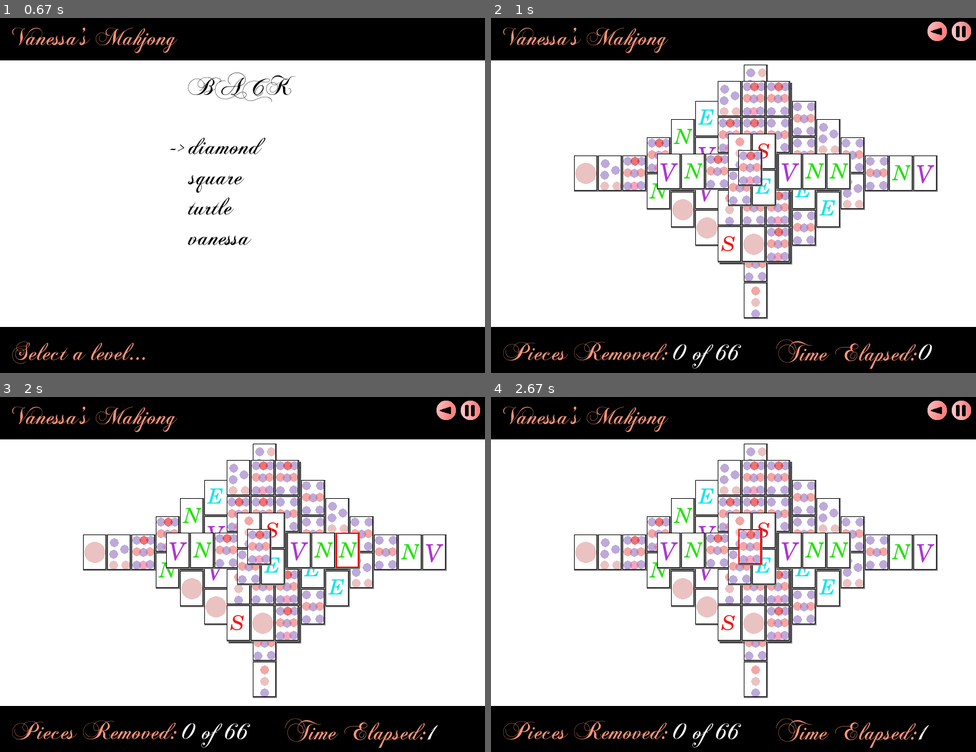
Above: before the commit, frames 1-4 (two rows, left to right).
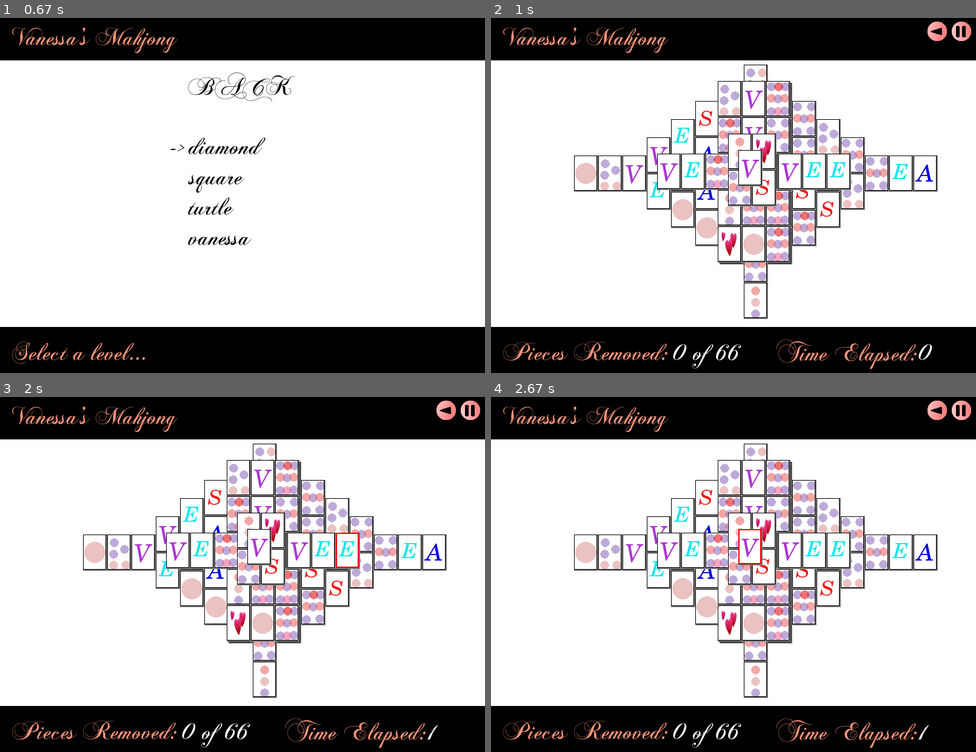
Above: after the commit, the same moments.

Repository: josephbleau/pygame-mahjong
Game: pygame game, started from run_game.py
Same seed, same stepped clock (60 frames per second), same inputs: the game is played once before the commit and once after it. The source is Python 2; it was converted automatically to run under Python 3.
Inputs (mouse positions are in pixels of both pictures, inside the frame that each line leads up to):
- Up to frame 1 (0.67 s): click "New Game" at 0.38 s
- Up to frame 2 (1 s): tap Enter at 0.67 s
- Up to frame 3 (2 s): click (261, 546) at 1.05 s; click (271, 567) at 1.38 s; click (349, 549) at 1.72 s
- Up to frame 4 (2.67 s): click (815, 549) at 2.05 s; click (752, 546) at 2.38 s

Frame 1 is identical in both runs. In frame 2, 2.6% of the frame differs, in the area x 27-92%, y 18-68%; in frame 3, 2.6%; in frame 4, 2.6%.

Commit message:
also, added some more tiles

Diff:
--- a/game.py
+++ b/game.py
@@ -54,7 +54,7 @@
     if rnd:
       random.seed()
       for tile in range(0,len(tiles)-1,2):
-        no = random.choice(range(1,15,1))
+        no = random.choice(range(1,16,1))
         tiles[tile] = Tile(no, tiles[tile].x, tiles[tile].y, tiles[tile].z)
         tiles[tile+1] = Tile(no, tiles[tile+1].x, tiles[tile+1].y, tiles[tile+1].z)
 
